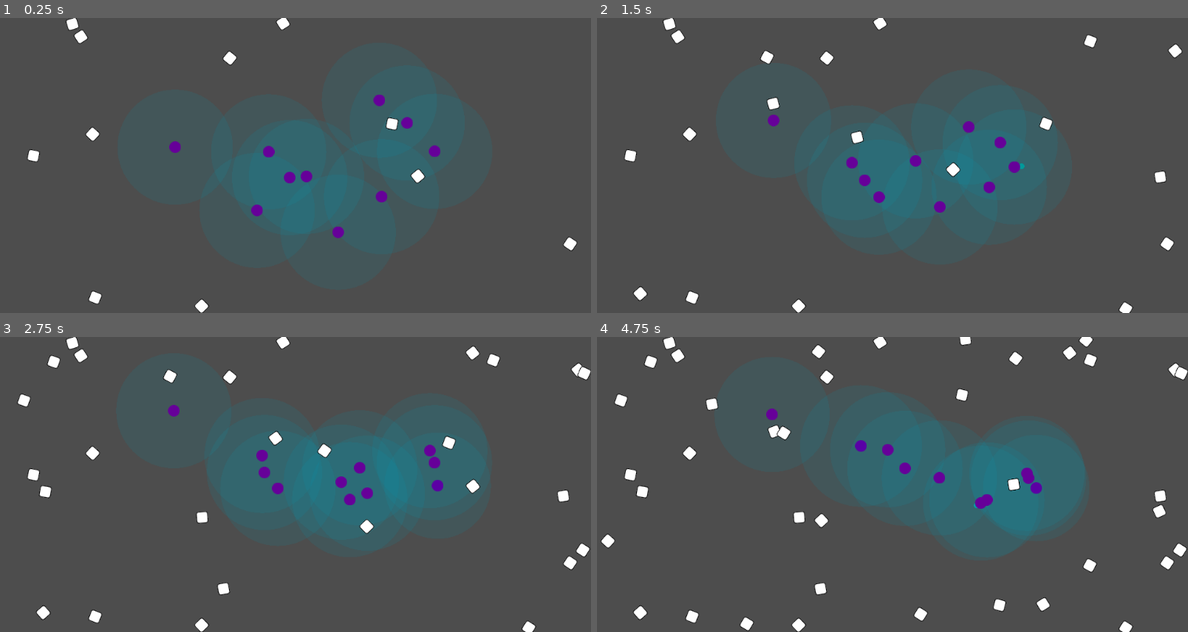
Above: before the commit, frames 1-4 (two rows, left to right).
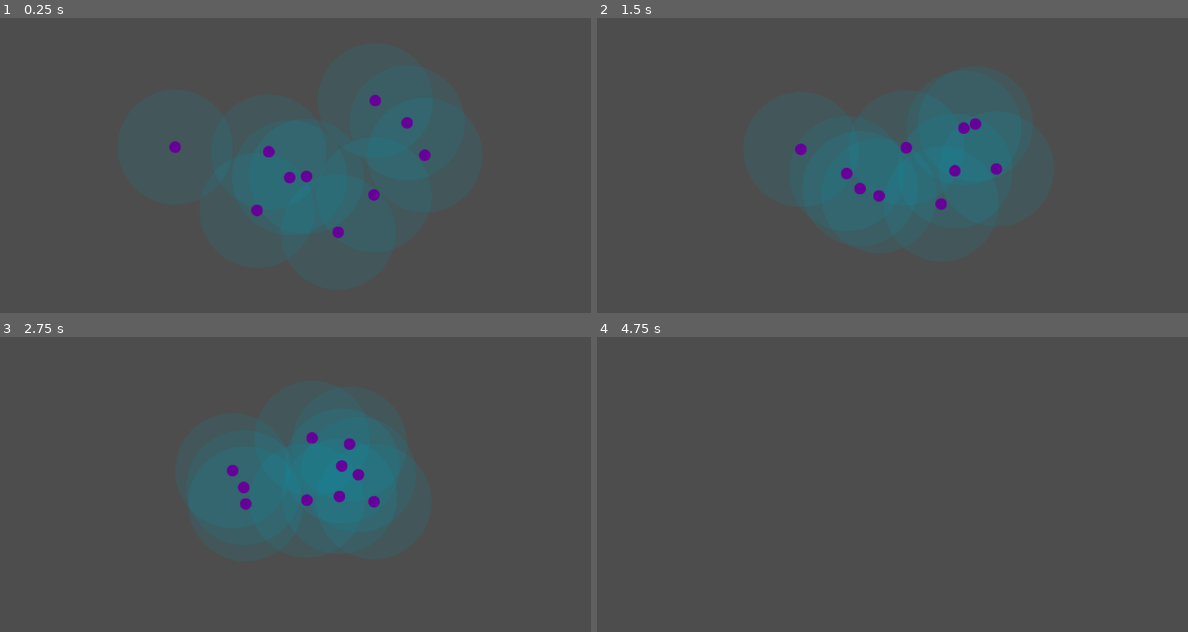
Above: after the commit, the same moments.

Repository: wivest/Natural-Selection
Game: Godot game, scene res://scenes/main.tscn
Same seed, same stepped clock (60 frames per second), same inputs: the game is played once before the commit and once after it.
Inputs:
- Up to frame 1 (0.25 s): no input
- Up to frame 2 (1.5 s): no input
- Up to frame 3 (2.75 s): no input
- Up to frame 4 (4.75 s): no input

The runs differ from the first frame. In frame 1, 1.1% of the frame differs, in the area x 4-98%, y 0-100%; in frame 2, 2.4%; in frame 3, 7.0%; in frame 4, 14%, in the area x 0-100%, y 0-100%.
Error after the commit: Cannot call method 'instantiate' on a null value. (res://scenes/spawner/spawner.gd:21)

Commit message:
feat: remove preset PackedScene

Diff:
--- a/scenes/spawner/spawner.tscn
+++ b/scenes/spawner/spawner.tscn
@@ -1,14 +1,12 @@
-[gd_scene load_steps=4 format=3 uid="uid://bt28ncd8f8saw"]
+[gd_scene load_steps=3 format=3 uid="uid://bt28ncd8f8saw"]
 
 [ext_resource type="Script" path="res://scenes/spawner/spawner.gd" id="1_t7ake"]
-[ext_resource type="PackedScene" uid="uid://c7qn2jo68bxa3" path="res://scenes/food/food.tscn" id="2_nnh3e"]
 
 [sub_resource type="RectangleShape2D" id="RectangleShape2D_r75x5"]
 size = Vector2(1024, 512)
 
 [node name="Spawner" type="Area2D"]
 script = ExtResource("1_t7ake")
-item_scene = ExtResource("2_nnh3e")
 
 [node name="Timer" type="Timer" parent="."]
 wait_time = 0.1
